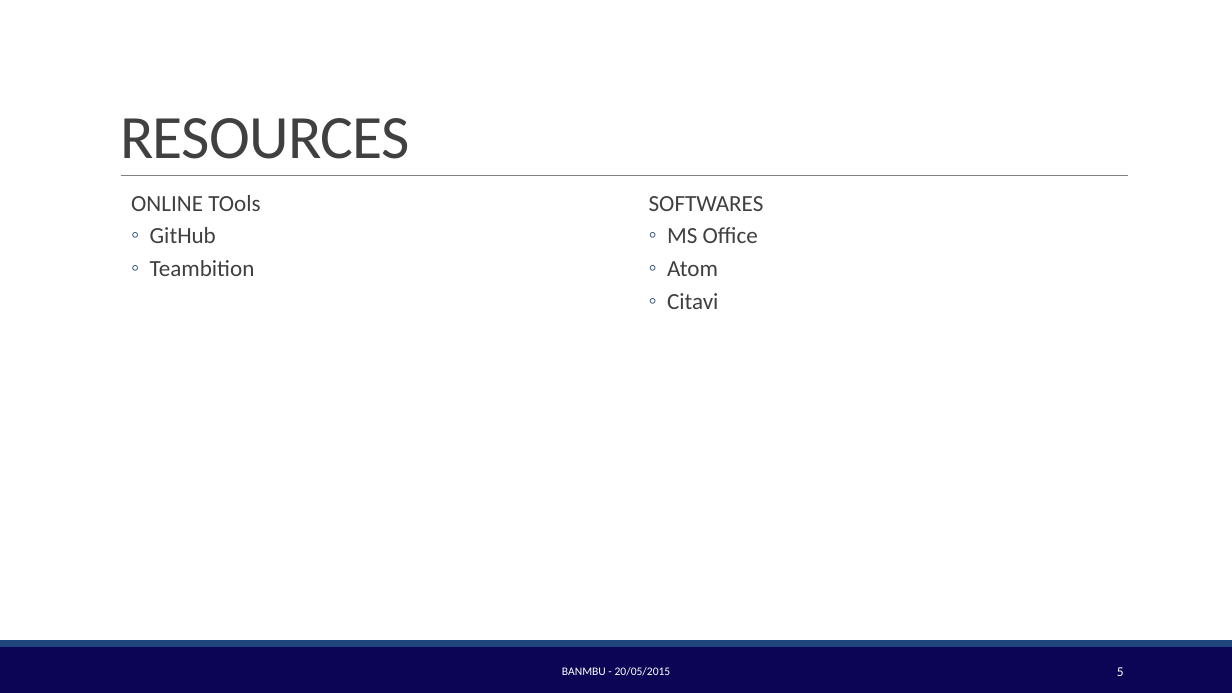
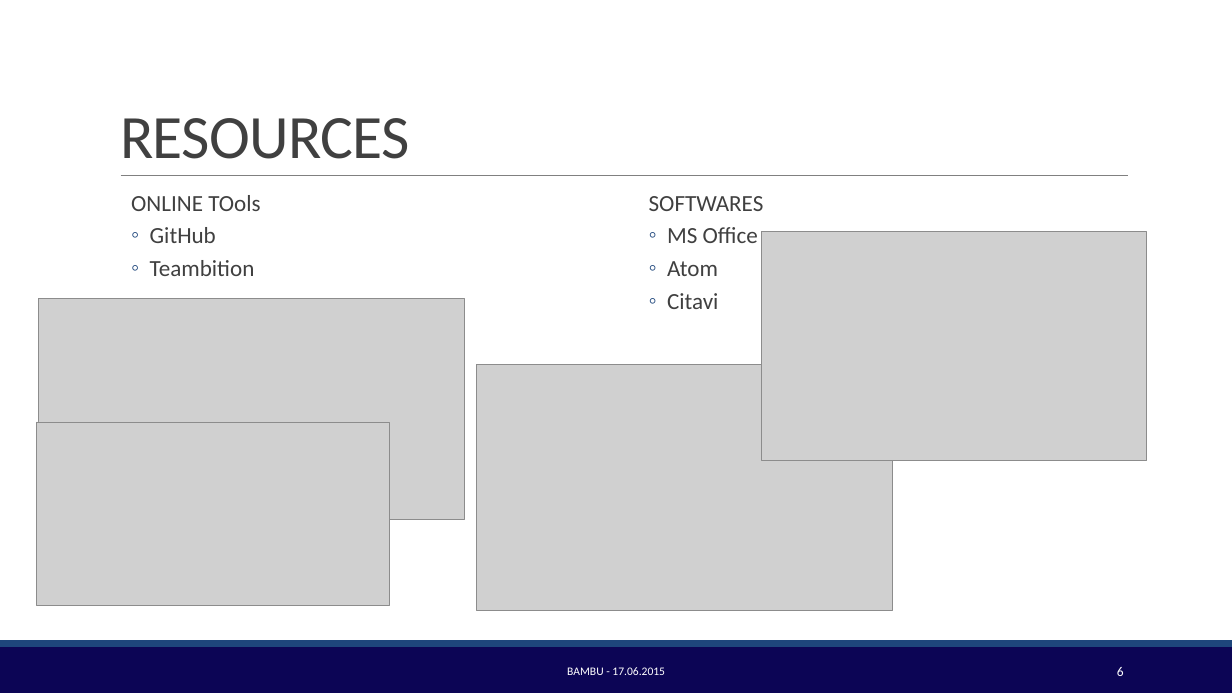
Before and after one commit to BambuGMS/Industry-Analysis-Report, a slide deck: slide 6 of Assignments/Presentations/2015.06.14_Presentation.pptx (slide 5 before the commit). Drawn at 1232x693 pixels with LibreOffice and Linux fonts; fonts in the diff are those of the drawing; grey boxes stand for pictures; background and template pictures are left out. Boxes give left, top, right and bottom in pixels: in the first picture for what was removed or moved away, otherwise in the second. Text is boxed around its words. In the diff, an @@ line names an element or a change of style, - is before the commit and + after.

```diff
--- a/Assignments/Presentations/2015.06.14_Presentation.pptx
+++ b/Assignments/Presentations/2015.06.14_Presentation.pptx
@@ picture added at (x1=762, y1=232, x2=1147, y2=461) @@
@@ picture added at (x1=39, y1=299, x2=465, y2=520) @@
@@ picture added at (x1=477, y1=364, x2=892, y2=611) @@
@@ picture added at (x1=36, y1=422, x2=389, y2=605) @@
@@ text at (x1=567, y1=667, x2=665, y2=675): text changed @@
-BANMBU - 20/05/2015
+BAMBU - 17.06.2015
@@ page number at (x1=1117, y1=667, x2=1124, y2=676): text changed @@
-5
+6
```
Also in this commit, not shown: 6 other slides changed, 2 slides added, 1 other file.
